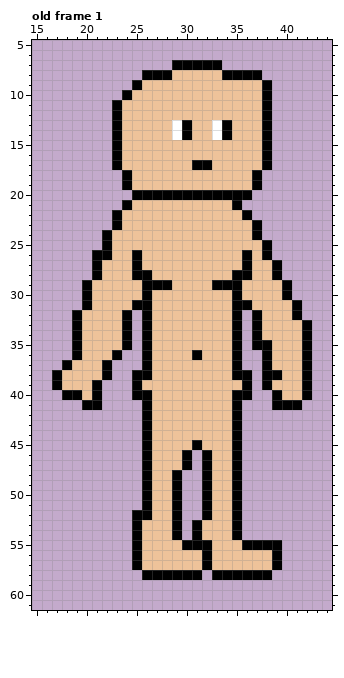
Pixel-art file, stored at mammoth_mayhem/Assets/textures/ASE files/base.ase. The picture above was drawn from the file before the commit.
64x64 pixels, 1 frame. Shown: old frame 1: x 15..44, y 5..61. The commit also changed other frames, which this record leaves out.
Now the later version:
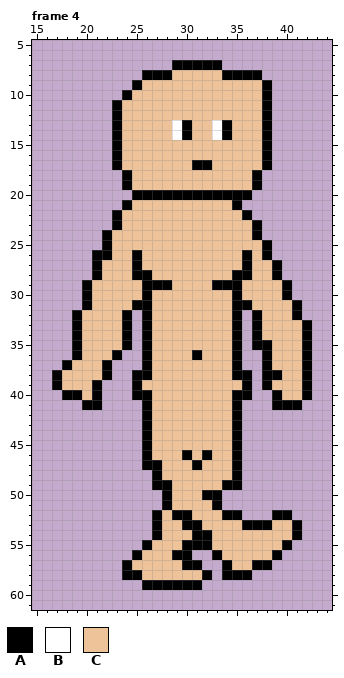
Palette (. is transparent): A #000000  B #ffffff  C #eec39a
A new or re-ordered frame is compared with the old frame closest to it.
Change:
frames 1 -> 4
Frame 4 is new; against old frame 1:
There is now colour A in row 47 at x 31; in row 52 at x 30 and 39 to 40; in row 53 at x 30, 36 to 38 and 41; in row 54 at x 41; in row 55 at x 40; in row 57 at x 24.
There is now colour A in row 58 at x 24 to 25 and 32; in row 59 at x 26 to 31.
The edit turns colour C into colour A in rows 47 to 48 at x 27; in row 49 at x 27 to 28 and 34; in rows 50 to 51 at x 28 and 33; in row 52 at x 27 and 34; in row 53 at x 27; in row 54 at x 27 and 32.
The edit turns colour C into colour A in row 55 at x 26; in row 56 at x 29 to 30 and 33; in row 57 at x 30 to 31, 34 and 37 to 38.
There is now colour C in row 46 at x 31; in rows 48 to 51 at x 30 to 31; in row 52 at x 31; in row 53 at x 39 to 40; in row 54 at x 30 and 36 to 40.
The edit turns colour A into colour C in row 45 at x 31; in row 47 at x 30 and 32; in rows 48 to 49 at x 29 and 32; in row 50 at x 29; in row 51 at x 29 and 32; in row 52 at x 32.
The edit turns colour A into colour C in rows 53 to 54 at x 29 and 35; in row 55 at x 36 to 39; in row 57 at x 25; in row 58 at x 26 to 31.
Colour A is removed in rows 48 to 49 at x 26; in rows 50 to 51 at x 26 and 35; in row 52 at x 25 to 26; in rows 53 to 55 at x 25; in row 56 at x 32; in row 57 at x 32 and 39.
Colour A is removed in row 58 at x 33 and 37 to 38.
Colour C is removed in rows 50 to 51 at x 27 and 34; in rows 53 to 54 at x 26; in row 56 at x 31; in row 57 at x 33.
